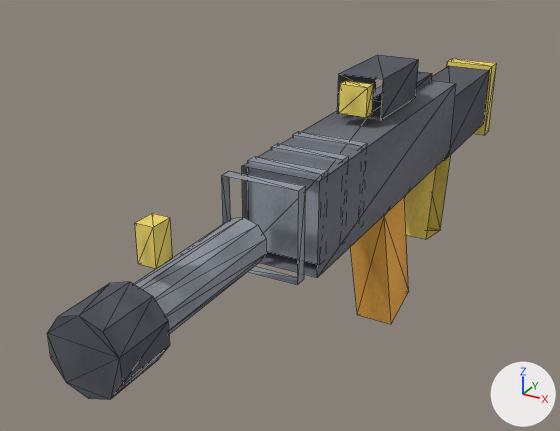
Two versions of the glTF model packages/client/public/models/weapons/weapon_ar.glb, one commit apart.
Rendered twice from a 50 mm lens placed at (0.99, -2.97, 1.02), pointed at (-0.24, -0.73, -0.1). Arrows for +X, +Y and +Z are at lower right; the lights stay in place. The first picture is the older version. Mesh edges are drawn as thin lines. Vertices at exactly the same position are counted once.

The older version as bpy lines, for what is in view:
```python
me_weapon_ar = bpy.data.meshes.new('weapon_ar')
me_weapon_ar.from_pydata(...)  # 152 vertices, 178 faces; spans x -0.12..0.12, y -2.0..0.79, z -0.66..0.41
me_weapon_ar.materials.append(mat_wrh_fixed)
ob_weapon_ar = bpy.data.objects.new('weapon_ar', me_weapon_ar)
ob_weapon_ar.location = (0.0, 0.0, 0.0)
```
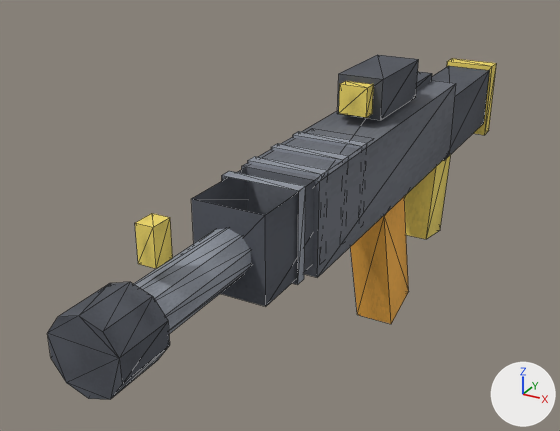
What differs and where, as boxes [x1, y1, x2, y2] in the pictures (560 x 431 px):
part 1 of me_weapon_ar, added: after [192, 74, 451, 306]

Diff of the bpy script that builds the scene:
```diff
--- a/packages/client/public/models/weapons/weapon_ar.glb.py
+++ b/packages/client/public/models/weapons/weapon_ar.glb.py
@@ me_weapon_ar @@
 # used by ob_weapon_ar; location = (0.0, 0.0, 0.0)
-me_weapon_ar.from_pydata(...)  # 152 vertices, 178 faces; spans x -0.12..0.12, y -2.0..0.79, z -0.66..0.41
+me_weapon_ar.from_pydata(...)  # 160 vertices, 220 faces; spans x -0.12..0.12, y -2.0..0.79, z -0.66..0.41
+# me_weapon_ar part 1
+# 8 vertices are added at x -0.11..0.11, y -1.45..-0.75, z -0.01..0.25
+# 42 new faces join them
 me_weapon_ar.materials.append(mat_wrh_fixed)
```
